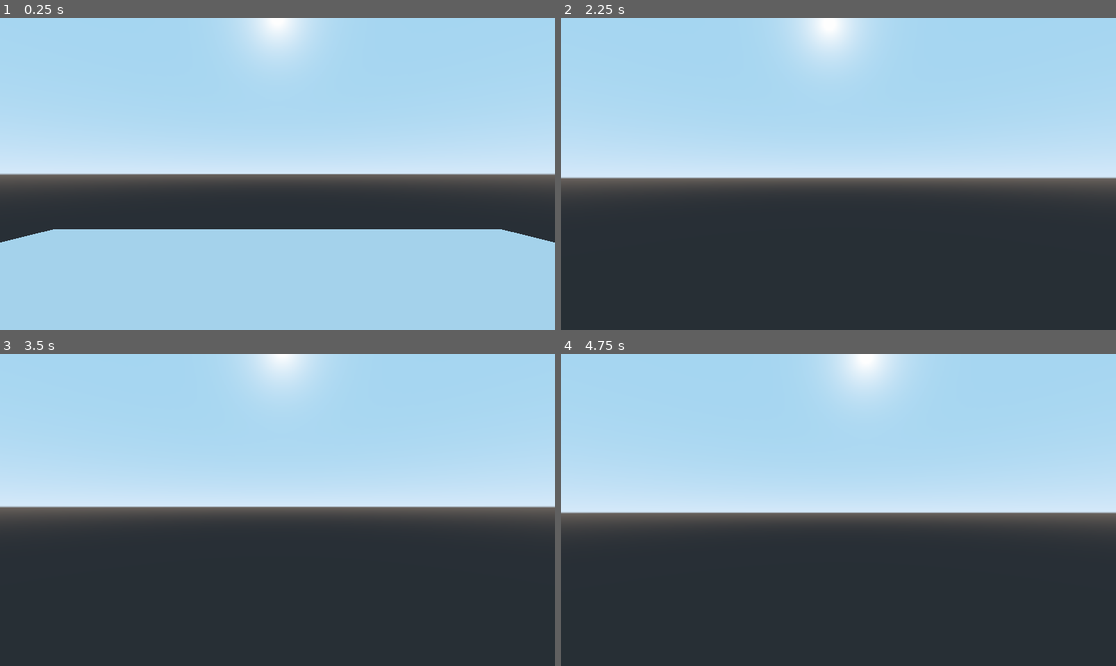
Above: before the commit, frames 1-4 (two rows, left to right).
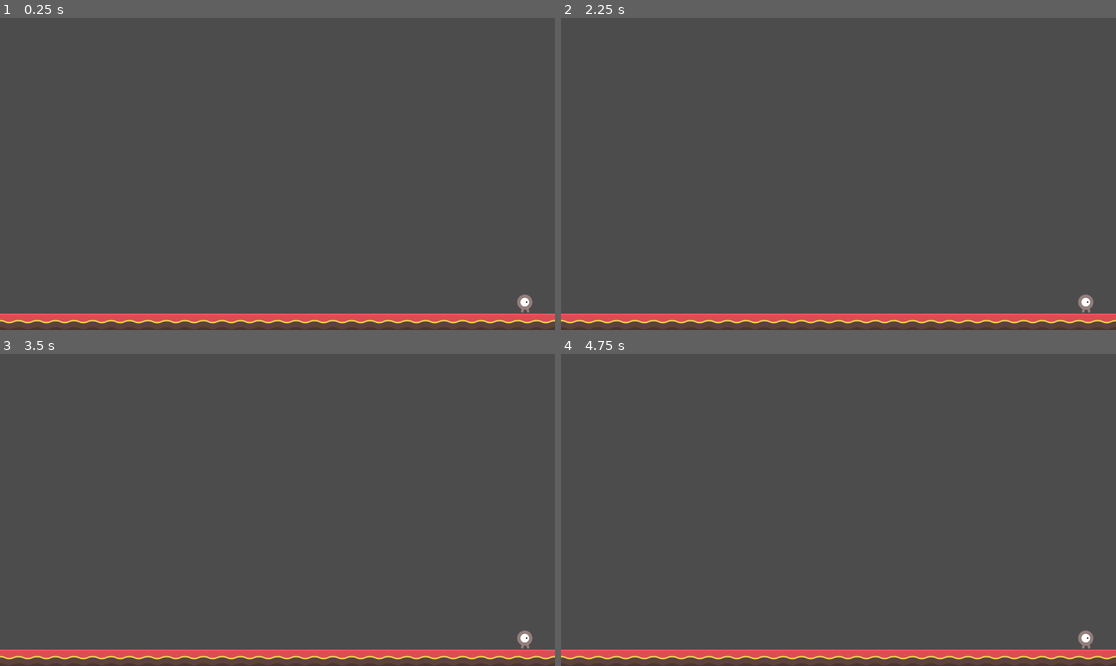
Above: after the commit, the same moments.

Repository: LostInSunSea/SHADOWTHEHEDGEHOG
Game: Godot game, scene res://Levels/2DLevel.tscn
The game is run twice, just before and just after one commit, with the same random seed, the same clock (stepped at 60 frames per second) and the same inputs. Before the commit the project starts from res://Levels/main.tscn.
Inputs (mouse positions are in pixels of both pictures, inside the frame that each line leads up to):
- Up to frame 1 (0.25 s): no input
- Up to frame 2 (2.25 s): move the mouse to (866, 174) at 0.52 s; hold W (up) from 0.53 s (still down); tap Space (jump) at 0.77, 1.52 s; move the mouse to (810, 174) at 1.27 s; move the mouse to (849, 167) at 2.02 s
- Up to frame 3 (3.5 s): keep holding W (up); move the mouse to (271, 516) at 2.77 s; tap Space (jump) at 3.02 s
- Up to frame 4 (4.75 s): keep holding W (up); move the mouse to (877, 513) at 3.52 s; tap Space (jump) at 3.77, 4.52 s; tap Enter at 4.25 s; move the mouse to (794, 506) at 4.27 s

The runs differ from the first frame. In frame 1, 94% of the frame differs, in the area x 0-100%, y 0-100%; in frame 2, 94%; in frame 3, 94%; in frame 4, 94%.

Commit message:
basic 2d working

Diff:
--- a/Levels/2D World 1.tscn
+++ /dev/null
@@ -1,36 +0,0 @@
-[gd_scene load_steps=4 format=2]
-
-[ext_resource path="res://assets/tiles/basictilesheet.png" type="Texture" id=1]
-
-[sub_resource type="ConvexPolygonShape2D" id=2]
-points = PoolVector2Array( 64, 64, 0, 64, 0, 0, 64, 0 )
-
-[sub_resource type="TileSet" id=1]
-0/name = "basictilesheet.png 0"
-0/texture = ExtResource( 1 )
-0/tex_offset = Vector2( 0, 0 )
-0/modulate = Color( 1, 1, 1, 1 )
-0/region = Rect2( 0, 0, 64, 64 )
-0/tile_mode = 0
-0/occluder_offset = Vector2( 0, 0 )
-0/navigation_offset = Vector2( 0, 0 )
-0/shape_offset = Vector2( 0, 0 )
-0/shape_transform = Transform2D( 1, 0, 0, 1, 0, 0 )
-0/shape = SubResource( 2 )
-0/shape_one_way = false
-0/shape_one_way_margin = 1.0
-0/shapes = [ {
-"autotile_coord": Vector2( 0, 0 ),
-"one_way": false,
-"one_way_margin": 1.0,
-"shape": SubResource( 2 ),
-"shape_transform": Transform2D( 1, 0, 0, 1, 0, 0 )
-} ]
-0/z_index = 0
-
-[node name="2D World 1" type="Node2D"]
-
-[node name="TileMap" type="TileMap" parent="."]
-tile_set = SubResource( 1 )
-format = 1
-tile_data = PoolIntArray( 1048576, 0, 0, 1048577, 0, 0, 1048578, 0, 0, 1048579, 0, 0, 1048580, 0, 0, 1048581, 0, 0, 1048582, 0, 0, 1048583, 0, 0, 1048584, 0, 0, 1048585, 0, 0, 1048586, 0, 0, 1048587, 0, 0, 1048588, 0, 0, 1048589, 0, 0, 1048590, 0, 0, 1048591, 0, 0, 1048592, 0, 0, 1048593, 0, 0, 1048594, 0, 0, 1048595, 0, 0, 1048596, 0, 0, 1048597, 0, 0, 1048598, 0, 0, 1048599, 0, 0, 1048600, 0, 0, 1048601, 0, 0, 1048602, 0, 0, 1048603, 0, 0, 1048604, 0, 0, 1048605, 0, 0 )
--- /dev/null
+++ b/Levels/2DLevel.tscn
@@ -0,0 +1,78 @@
+[gd_scene load_steps=6 format=2]
+
+[ext_resource path="res://assets/tiles/basictilesheet.png" type="Texture" id=1]
+[ext_resource path="res://PlayerController/2D Player/2DPlayer.tscn" type="PackedScene" id=2]
+
+[sub_resource type="ConvexPolygonShape2D" id=1]
+points = PoolVector2Array( 64, 64, 0, 64, 0, 0, 64, 0 )
+
+[sub_resource type="ConvexPolygonShape2D" id=2]
+points = PoolVector2Array( 64, 64, 0, 64, 0, 0, 64, 0 )
+
+[sub_resource type="TileSet" id=3]
+0/name = "basictilesheet.png 0"
+0/texture = ExtResource( 1 )
+0/tex_offset = Vector2( 0, 0 )
+0/modulate = Color( 1, 1, 1, 1 )
+0/region = Rect2( 64, 0, 64, 64 )
+0/tile_mode = 0
+0/occluder_offset = Vector2( 0, 0 )
+0/navigation_offset = Vector2( 0, 0 )
+0/shape_offset = Vector2( 0, 0 )
+0/shape_transform = Transform2D( 1, 0, 0, 1, 0, 0 )
+0/shape_one_way = false
+0/shape_one_way_margin = 0.0
+0/shapes = [  ]
+0/z_index = 0
+1/name = "basictilesheet.png 1"
+1/texture = ExtResource( 1 )
+1/tex_offset = Vector2( 0, 0 )
+1/modulate = Color( 1, 1, 1, 1 )
+1/region = Rect2( 64, 0, 64, 64 )
+1/tile_mode = 0
+1/occluder_offset = Vector2( 0, 0 )
+1/navigation_offset = Vector2( 0, 0 )
+1/shape_offset = Vector2( 0, 0 )
+1/shape_transform = Transform2D( 1, 0, 0, 1, 0, 0 )
+1/shape = SubResource( 1 )
+1/shape_one_way = false
+1/shape_one_way_margin = 1.0
+1/shapes = [ {
+"autotile_coord": Vector2( 0, 0 ),
+"one_way": false,
+"one_way_margin": 1.0,
+"shape": SubResource( 1 ),
+"shape_transform": Transform2D( 1, 0, 0, 1, 0, 0 )
+} ]
+1/z_index = 0
+2/name = "basictilesheet.png 2"
+2/texture = ExtResource( 1 )
+2/tex_offset = Vector2( 0, 0 )
+2/modulate = Color( 1, 1, 1, 1 )
+2/region = Rect2( 128, 0, 64, 64 )
+2/tile_mode = 0
+2/occluder_offset = Vector2( 0, 0 )
+2/navigation_offset = Vector2( 0, 0 )
+2/shape_offset = Vector2( 0, 0 )
+2/shape_transform = Transform2D( 1, 0, 0, 1, 0, 0 )
+2/shape = SubResource( 2 )
+2/shape_one_way = false
+2/shape_one_way_margin = 1.0
+2/shapes = [ {
+"autotile_coord": Vector2( 0, 0 ),
+"one_way": false,
+"one_way_margin": 1.0,
+"shape": SubResource( 2 ),
+"shape_transform": Transform2D( 1, 0, 0, 1, 0, 0 )
+} ]
+2/z_index = 0
+
+[node name="Node2D" type="Node2D"]
+
+[node name="TileMap" type="TileMap" parent="."]
+tile_set = SubResource( 3 )
+format = 1
+tile_data = PoolIntArray( 1048576, 2, 0, 1048577, 2, 0, 1048578, 2, 0, 1048579, 2, 0, 1048580, 2, 0, 1048581, 2, 0, 1048582, 2, 0, 1048583, 2, 0, 1048584, 2, 0, 1048585, 2, 0, 1048586, 2, 0, 1048587, 2, 0, 1048588, 2, 0, 1048589, 2, 0, 1048590, 2, 0, 1048591, 2, 0, 1048592, 2, 0, 1048593, 2, 0, 1048594, 2, 0, 1048595, 2, 0, 1048596, 2, 0, 1048597, 2, 0, 1048598, 2, 0, 1048599, 2, 0, 1048600, 2, 0, 1048601, 2, 0, 1048602, 2, 0, 1048603, 2, 0, 1048604, 2, 0, 1048605, 2, 0 )
+
+[node name="KinematicBody2D" parent="." instance=ExtResource( 2 )]
+position = Vector2( 1816, 970 )
--- /dev/null
+++ b/PlayerController/2D Player/2DPlayer.gd
@@ -0,0 +1,38 @@
+extends KinematicBody2D
+
+
+# Declare member variables here. Examples:
+# var a = 2
+# var b = "text"
+export var speed = 400
+export var gravity = 2000
+
+var velocity = Vector2.ZERO
+
+# Called when the node enters the scene tree for the first time.
+func _ready():
+	pass # Replace with function body.
+
+
+# Called every frame. 'delta' is the elapsed time since the previous frame.
+func _process(delta):
+	#reset horizontal velocity
+	velocity.x = 0
+
+	#set horizontal velocity
+	if (Input.is_action_pressed("right")):
+		velocity.x += speed
+	elif (Input.is_action_pressed("left")):
+		velocity.x -= speed
+
+	# apply gravity
+	velocity.y += gravity * delta
+
+	#check for animation
+	if(velocity.length()>0):
+		velocity = velocity.normalized() * speed
+		$AnimatedSprite.play()
+	else:
+		$AnimatedSprite.stop()
+
+	velocity = move_and_slide(velocity, Vector2.UP)
--- /dev/null
+++ b/PlayerController/2D Player/2DPlayer.tscn
@@ -0,0 +1,27 @@
+[gd_scene load_steps=6 format=2]
+
+[ext_resource path="res://assets/2d player/playerGrey_walk1.png" type="Texture" id=1]
+[ext_resource path="res://assets/2d player/playerGrey_walk2.png" type="Texture" id=2]
+[ext_resource path="res://PlayerController/2D Player/2DPlayer.gd" type="Script" id=3]
+
+[sub_resource type="SpriteFrames" id=1]
+animations = [ {
+"frames": [ ExtResource( 1 ), ExtResource( 2 ) ],
+"loop": true,
+"name": "Walking",
+"speed": 5.0
+} ]
+
+[sub_resource type="CapsuleShape2D" id=2]
+radius = 25.0
+
+[node name="KinematicBody2D" type="KinematicBody2D"]
+script = ExtResource( 3 )
+
+[node name="AnimatedSprite" type="AnimatedSprite" parent="."]
+scale = Vector2( 0.5, 0.5 )
+frames = SubResource( 1 )
+animation = "Walking"
+
+[node name="CollisionShape2D" type="CollisionShape2D" parent="."]
+shape = SubResource( 2 )
--- a/project.godot
+++ b/project.godot
@@ -11,7 +11,7 @@
 [application]
 
 config/name="ShadowTheHedgehog"
-run/main_scene="res://Levels/main.tscn"
+run/main_scene="res://Levels/2DLevel.tscn"
 config/icon="res://icon.png"
 
 [display]
Binary file added: assets/2d player/playerGrey_walk1.png
Not shown, added: assets/2d player/playerGrey_walk1.png.import
Binary file added: assets/2d player/playerGrey_walk2.png
Not shown, added: assets/2d player/playerGrey_walk2.png.import
